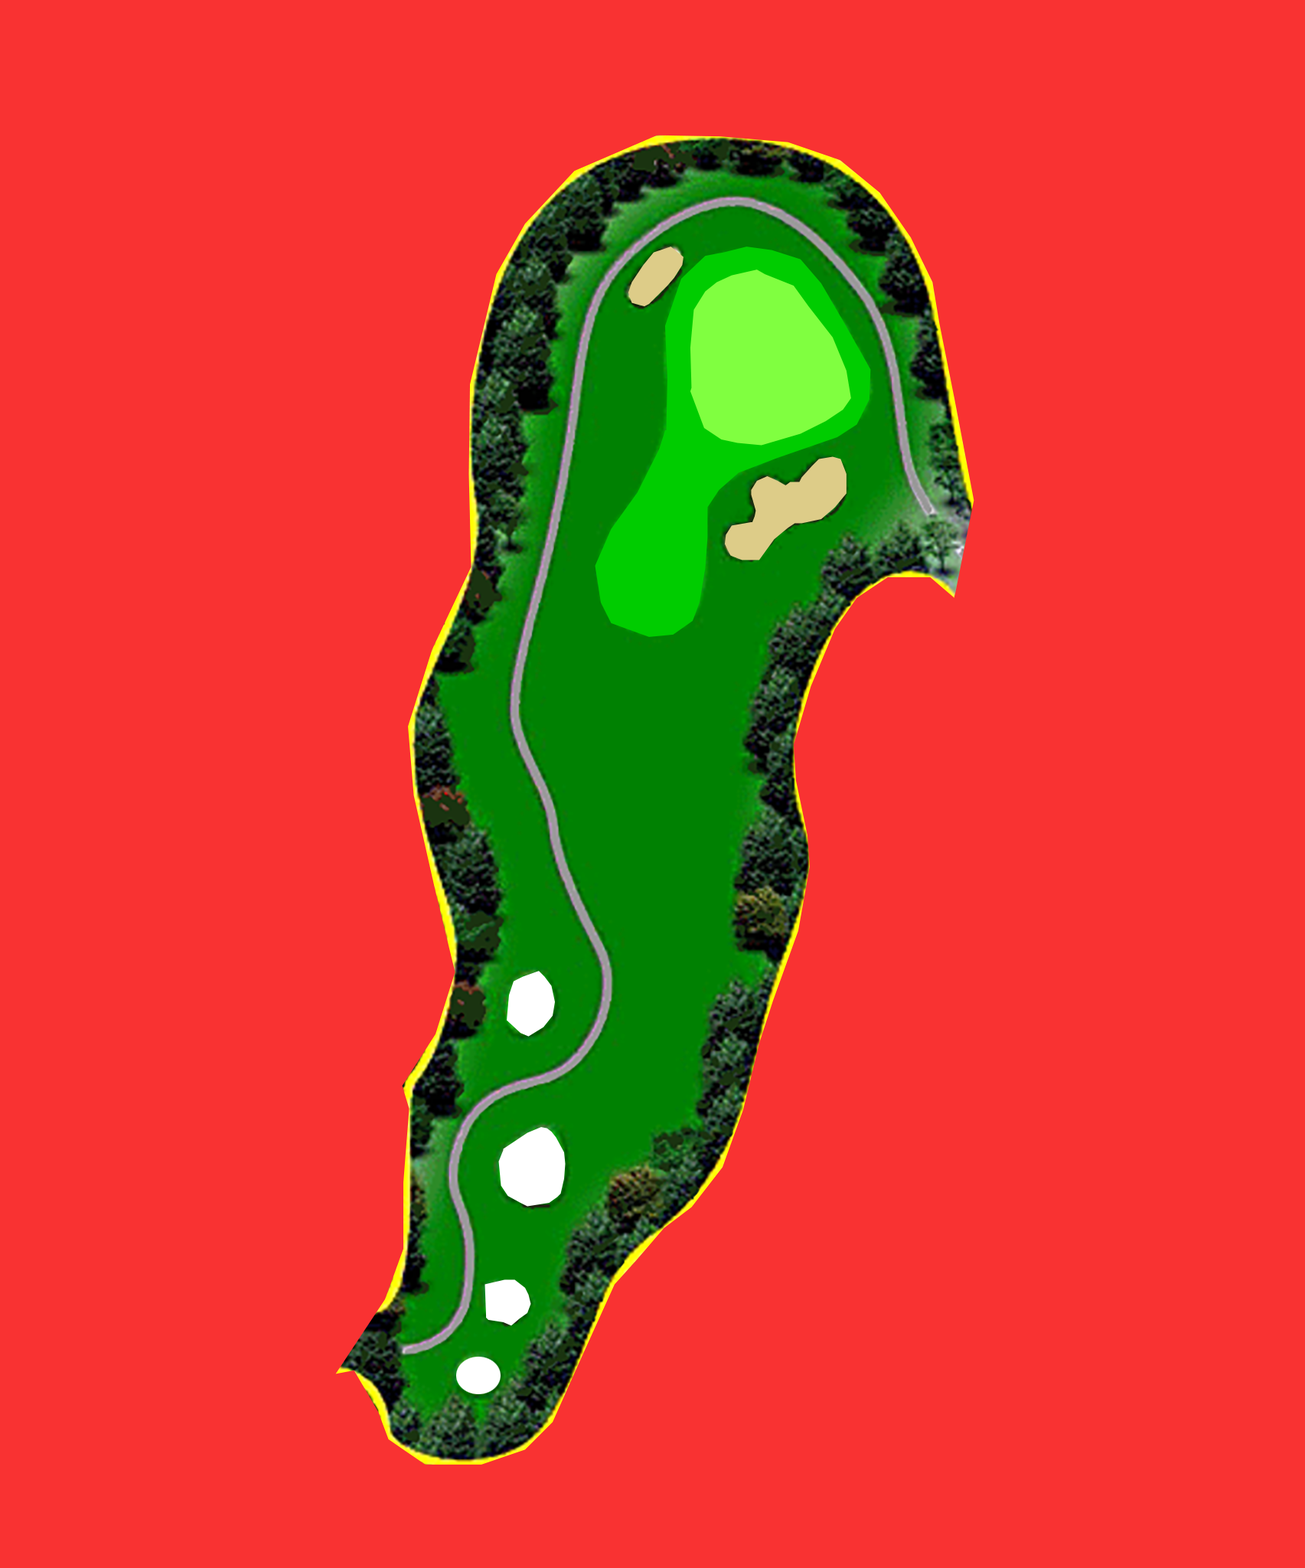
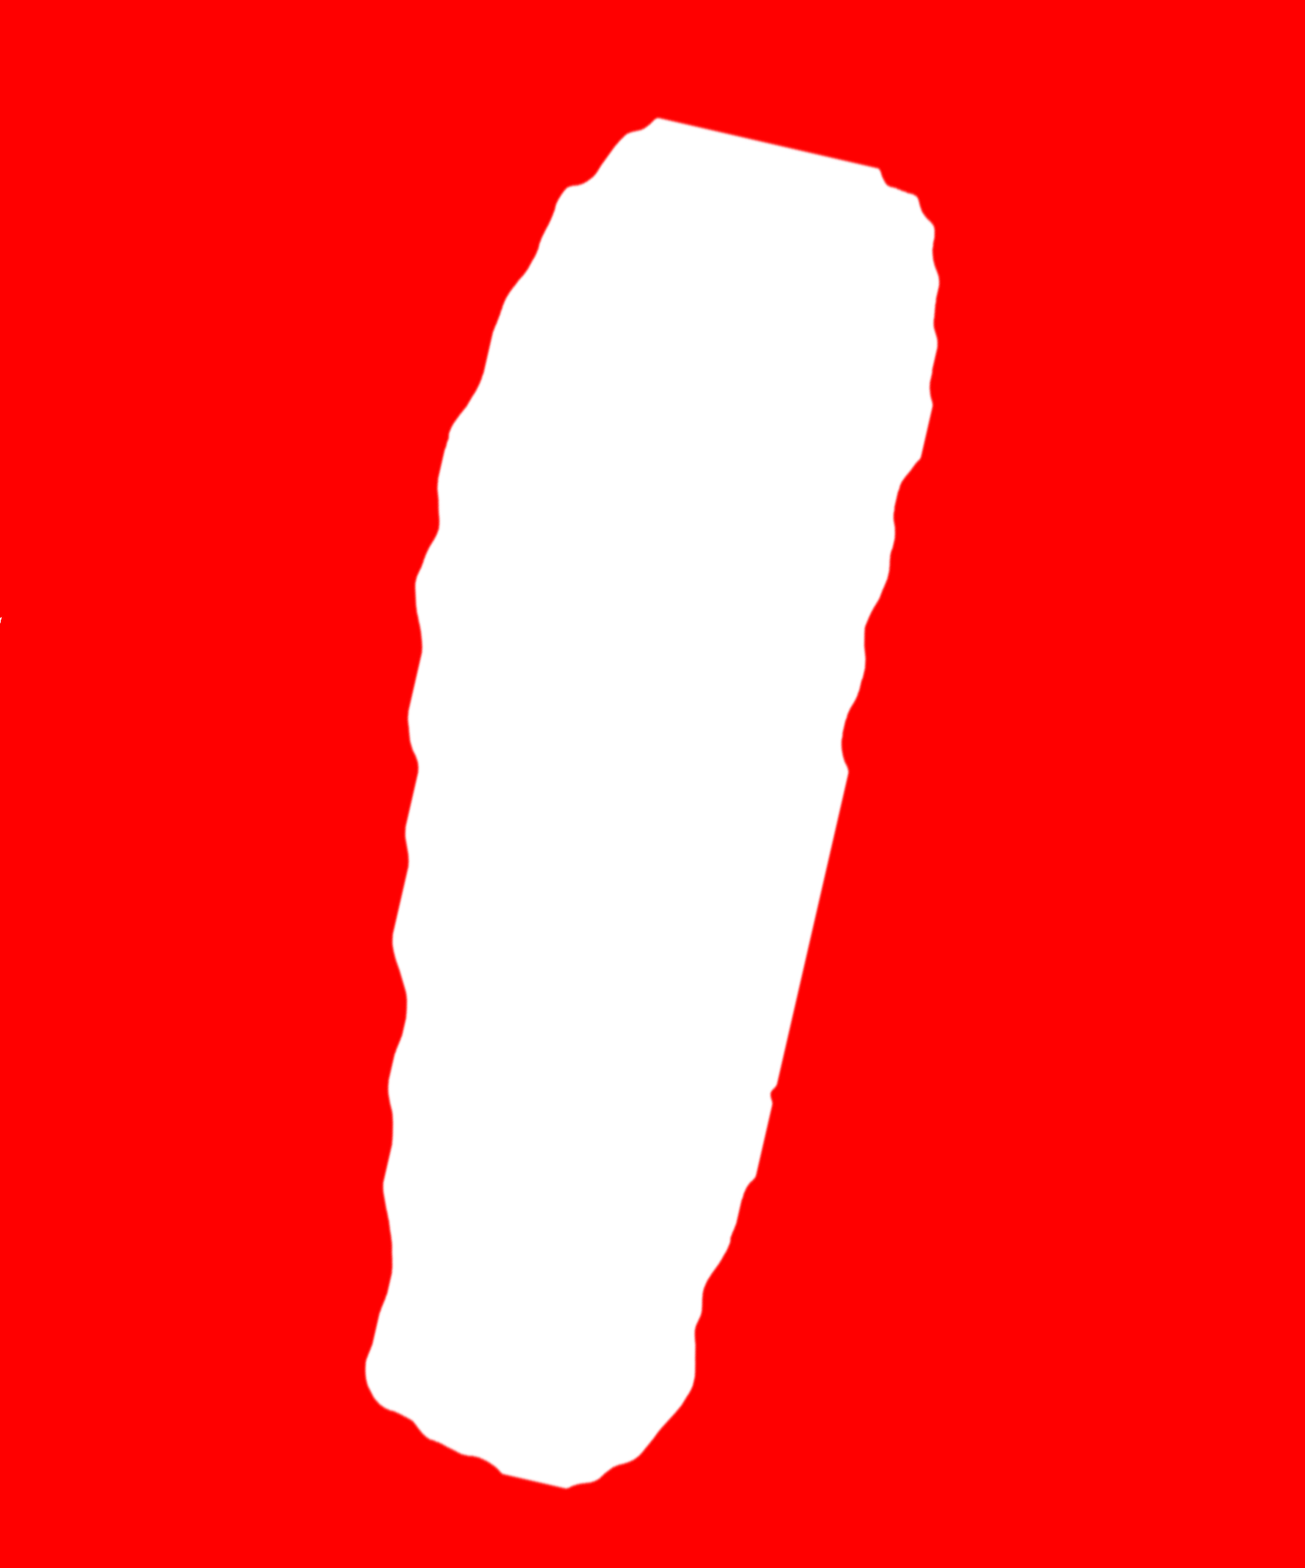
Revision of a layered 1305x1568 image; what changed, layer by layer:
added layer "Lomond15-NewOB" above "OB" over (0, 0, 1305, 1568)
hid "OB" over (0, 0, 1305, 1568)
hid "Green" over (689, 269, 852, 446)
hid "Tees" over (456, 970, 566, 1395)
hid "Bunkers" over (627, 246, 847, 561)
hid "Fairway" over (594, 246, 872, 637)
hid "Canvas" over (0, 0, 1305, 1568)
hid "Rough" over (0, 0, 1305, 1568)